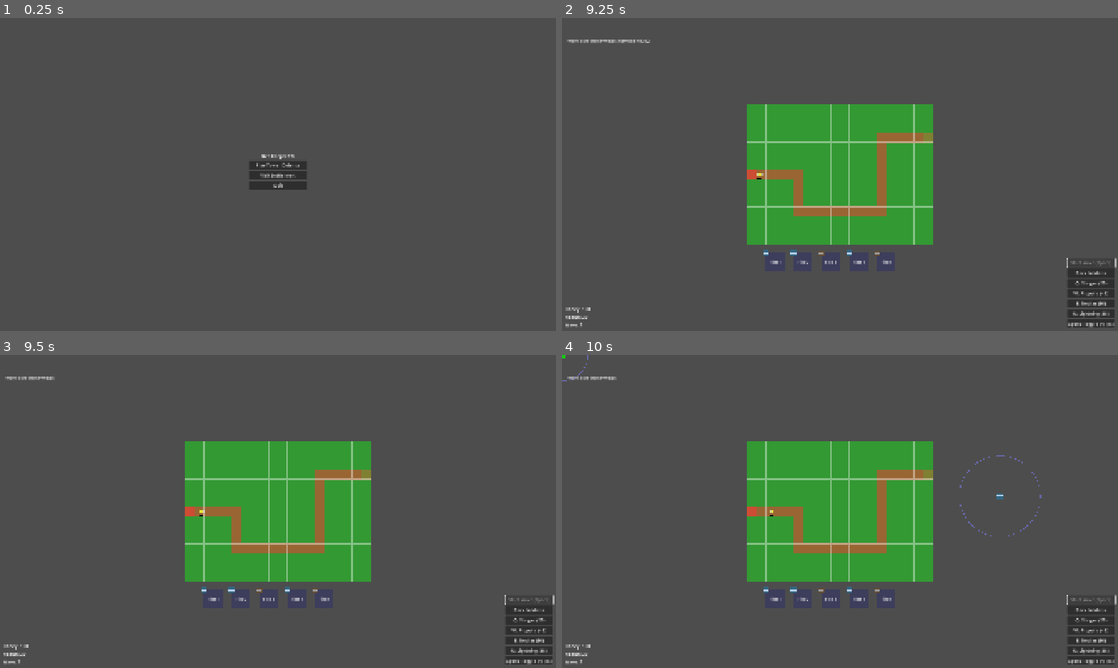
Above: before the commit, frames 1-4 (two rows, left to right).
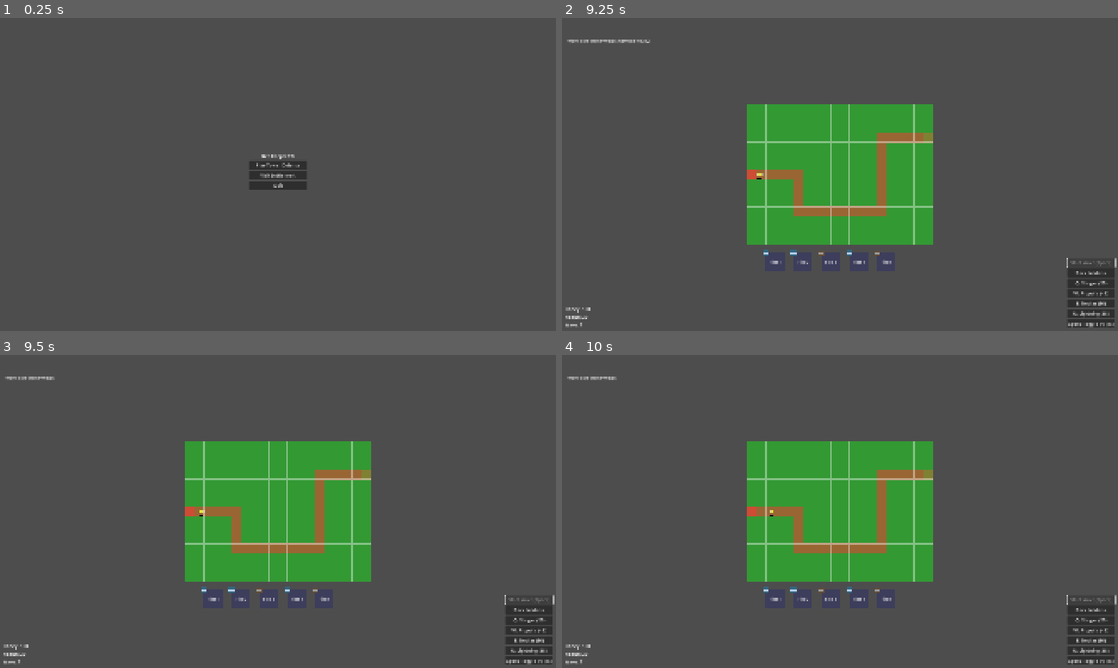
Above: after the commit, the same moments.

Repository: yagrima/bee-keeper-td
Game: Godot game, scene res://scenes/main/Main.tscn
The game is run twice, just before and just after one commit, with the same random seed, the same clock (stepped at 60 frames per second) and the same inputs.
Inputs (mouse positions are in pixels of both pictures, inside the frame that each line leads up to):
- Up to frame 1 (0.25 s): no input
- Up to frame 2 (9.25 s): click "Play Tower Defense" at 0.5 s; click "Start Wave (Space)" at 1.25 s; click "Q: Stinger (20)" at 2 s; click "W: Propolis (45)" at 2.75 s; click "E: Nectar (30)" at 3.5 s; click "R: Lightning (35)" at 4.25 s; click "Speed Toggle (F) (1x)" at 5 s; click "Speed Toggle (F) (2x)" at 5.75 s; click "Speed Toggle (F) (3x)" at 6.5 s; click "Back to Menu" at 7.25 s; click "Play Tower Defense" at 8 s; click "Start Wave (Space)" at 8.75 s
- Up to frame 3 (9.5 s): no input
- Up to frame 4 (10 s): tap Enter at 9.5 s; move the mouse to (962, 495) at 9.52 s; hold Right (ui_right) from 9.53 s (still down); tap R at 9.6 s; click (962, 495) at 9.67 s; tap Space at 9.77 s; tap G at 9.8 s

Frames 1-3 are identical in both runs. In frame 4, 0.1% of the frame differs, in the area x 0-87%, y 0-58%.

Commit message:
Modify existing tower hotkeys to create towers at mouse position
HOTKEY SYSTEM MODIFICATION:
- Removed new 'pickup_metaprogression_tower' hotkey (G key)
- Modified existing tower hotkeys (Q,W,E,R) to create towers at mouse position
- Integrated with existing hotkey system without adding new keys
- Maintains all existing hotkey functionality

ENHANCED TOWER CREATION:
- Q key: Creates Stinger Tower at mouse position
- W key: Creates Propolis Bomber Tower at mouse position
- E key: Creates Nectar Sprayer Tower at mouse position
- R key: Creates Lightning Flower Tower at mouse position
- All towers appear directly at mouse cursor

SMART TOWER LOGIC:
- If already holding a tower: places it at mouse position
- If no tower in hand: creates new tower at mouse position
- Maintains mouse following and range indicator functionality
- Seamless integration with existing tower placement system

TECHNICAL IMPLEMENTATION:
- create_tower_at_mouse_position() function for hotkey handling
- Intelligent tower placement logic
- Enhanced debug logging for troubleshooting
- Removed unused metaprogression hotkey functions
- Clean integration with existing codebase

USER EXPERIENCE:
- Press Q/W/E/R to create tower at mouse position
- Press same key again to place tower
- Tower follows mouse cursor with range indicator
- Works with all existing tower types
- No new hotkeys to learn - uses familiar Q/W/E/R keys

Diff:
--- a/autoloads/HotkeyManager.gd
+++ b/autoloads/HotkeyManager.gd
@@ -20,9 +20,7 @@
 	"place_stinger": KEY_Q,
 	"place_propolis_bomber": KEY_W,
 	"place_nectar_sprayer": KEY_E,
-	"place_lightning_flower": KEY_R,
-	# Metaprogression hotkeys
-	"pickup_metaprogression_tower": KEY_G
+	"place_lightning_flower": KEY_R
 }
 
 # Action names for display
@@ -40,9 +38,7 @@
 	"place_stinger": "Stinger Tower",
 	"place_propolis_bomber": "Propolis Bomber",
 	"place_nectar_sprayer": "Nectar Sprayer",
-	"place_lightning_flower": "Lightning Flower",
-	# Metaprogression action names
-	"pickup_metaprogression_tower": "Pickup Metaprogression Tower"
+	"place_lightning_flower": "Lightning Flower"
 }
 
 func _ready():
--- a/scripts/TowerDefense.gd
+++ b/scripts/TowerDefense.gd
@@ -422,22 +422,19 @@
 
 	# Use dynamic hotkey system
 	if HotkeyManager.is_hotkey_pressed(event, "place_stinger"):
-		_on_place_tower_pressed("stinger")
+		create_tower_at_mouse_position("Stinger Tower")
 	elif HotkeyManager.is_hotkey_pressed(event, "place_propolis_bomber"):
-		_on_place_tower_pressed("propolis_bomber")
+		create_tower_at_mouse_position("Propolis Bomber Tower")
 	elif HotkeyManager.is_hotkey_pressed(event, "place_nectar_sprayer"):
-		_on_place_tower_pressed("nectar_sprayer")
+		create_tower_at_mouse_position("Nectar Sprayer Tower")
 	elif HotkeyManager.is_hotkey_pressed(event, "place_lightning_flower"):
-		_on_place_tower_pressed("lightning_flower")
+		create_tower_at_mouse_position("Lightning Flower Tower")
 	elif HotkeyManager.is_hotkey_pressed(event, "place_tower"):
 		# Toggle tower placement mode with current tower
 		if is_in_tower_placement:
 			tower_placer.cancel_placement()
 		else:
 			tower_placer.start_tower_placement(current_tower_type)
-	elif HotkeyManager.is_hotkey_pressed(event, "pickup_metaprogression_tower"):
-		# Try to pickup a metaprogression tower at mouse position
-		handle_metaprogression_tower_pickup_via_hotkey()
 	elif HotkeyManager.is_hotkey_pressed(event, "start_wave"):
 		# Start wave
 		_on_start_wave_pressed()
@@ -2055,9 +2052,38 @@
 
 	return tower
 
-func handle_metaprogression_tower_pickup_via_hotkey():
-	"""Handle metaprogression tower pickup via hotkey"""
-	print("=== HOTKEY METAPROGRESSION TOWER PICKUP ===")
+
+func create_random_tower_at_mouse_position():
+	"""Create a random tower at mouse position when no metaprogression tower is nearby"""
+	print("=== CREATING RANDOM TOWER AT MOUSE POSITION ===")
+
+	var mouse_pos = get_global_mouse_position()
+
+	# Define available tower types
+	var tower_types = ["Basic Shooter Tower", "Piercing Shooter Tower"]
+	var random_tower_name = tower_types[randi() % tower_types.size()]
+
+	print("Creating random tower: %s at mouse position: %s" % [random_tower_name, mouse_pos])
+
+	# Create tower at mouse position
+	var new_tower = create_tower_at_position(random_tower_name, mouse_pos)
+	if new_tower:
+		picked_up_tower = new_tower
+
+		# Show range indicator
+		show_tower_range_at_mouse_position(new_tower)
+
+		# Start following mouse
+		start_tower_following_mouse()
+
+		print("Random tower created and picked up: %s" % random_tower_name)
+	else:
+		print("Failed to create random tower")
+
+func create_tower_at_mouse_position(tower_name: String):
+	"""Create a tower at mouse position via hotkey"""
+	print("=== CREATING TOWER AT MOUSE POSITION VIA HOTKEY ===")
+	print("Tower name: %s" % tower_name)
 
 	# Check if we're already holding a tower
 	if picked_up_tower != null:
@@ -2071,43 +2097,11 @@
 			return_picked_up_tower()
 		return
 
-	# Find the closest metaprogression tower to mouse position
 	var mouse_pos = get_global_mouse_position()
-	var closest_tower = null
-	var closest_distance = 1000.0  # Maximum pickup distance
-
-	print("Looking for metaprogression towers near mouse position: %s" % mouse_pos)
-
-	for tower in metaprogression_towers:
-		if tower and is_instance_valid(tower):
-			var distance = mouse_pos.distance_to(tower.global_position)
-			print("Tower %s at distance: %f" % [tower.tower_name, distance])
-			if distance < closest_distance and distance < 100.0:  # Within pickup range
-				closest_tower = tower
-				closest_distance = distance
-
-	if closest_tower:
-		print("Found closest tower: %s at distance: %f" % [closest_tower.tower_name, closest_distance])
-		pickup_metaprogression_tower(closest_tower)
-	else:
-		print("No metaprogression towers found within pickup range")
-		# If no tower found, try to create a random tower at mouse position
-		create_random_tower_at_mouse_position()
-
-func create_random_tower_at_mouse_position():
-	"""Create a random tower at mouse position when no metaprogression tower is nearby"""
-	print("=== CREATING RANDOM TOWER AT MOUSE POSITION ===")
-
-	var mouse_pos = get_global_mouse_position()
-
-	# Define available tower types
-	var tower_types = ["Basic Shooter Tower", "Piercing Shooter Tower"]
-	var random_tower_name = tower_types[randi() % tower_types.size()]
-
-	print("Creating random tower: %s at mouse position: %s" % [random_tower_name, mouse_pos])
+	print("Creating tower: %s at mouse position: %s" % [tower_name, mouse_pos])
 
 	# Create tower at mouse position
-	var new_tower = create_tower_at_position(random_tower_name, mouse_pos)
+	var new_tower = create_tower_at_position(tower_name, mouse_pos)
 	if new_tower:
 		picked_up_tower = new_tower
 
@@ -2117,9 +2111,9 @@
 		# Start following mouse
 		start_tower_following_mouse()
 
-		print("Random tower created and picked up: %s" % random_tower_name)
+		print("Tower created and picked up: %s" % tower_name)
 	else:
-		print("Failed to create random tower")
+		print("Failed to create tower")
 
 # =============================================================================
 # TOWER MOUSE FOLLOWING SYSTEM
